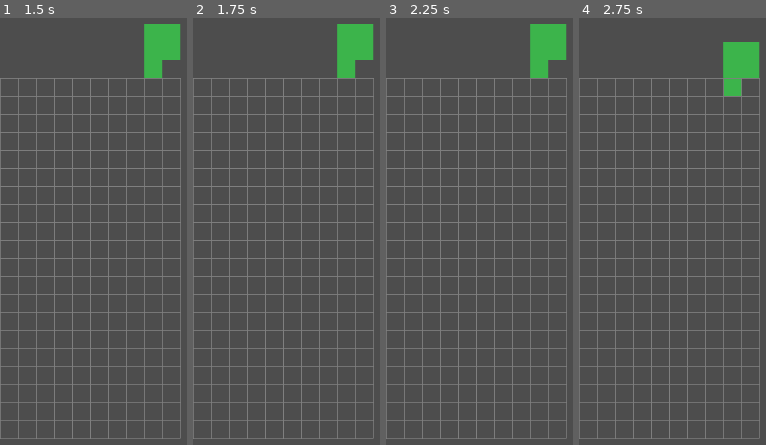
Above: before the commit, frames 1-4 (left to right).
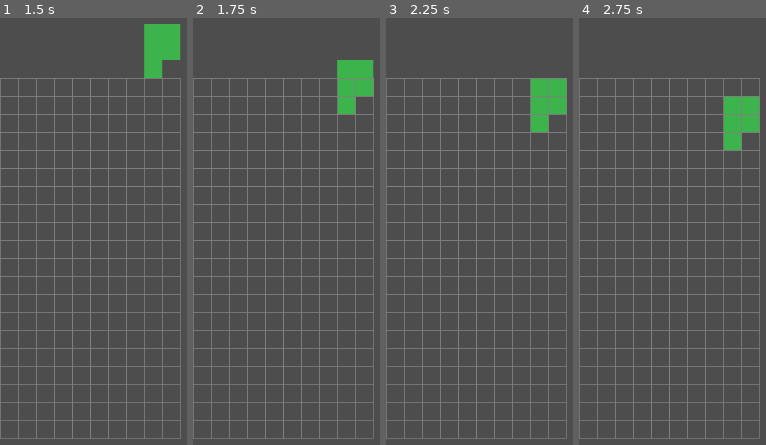
Above: after the commit, the same moments.

Repository: michaellawson96/Polyomino
Game: Godot game, scene res://scenes/Main.tscn
The game is run twice, just before and just after one commit, with the same random seed, the same clock (stepped at 60 frames per second) and the same inputs.
Inputs:
- Up to frame 1 (1.5 s): hold Right (ui_right) 0.53-1.28 s; hold C (flip_h) 0.53-1.28 s; hold Down (ui_down) from 1.28 s (still down); tap Z (rotate_ccw) at 1.35 s
- Up to frame 2 (1.75 s): keep holding Down (ui_down)
- Up to frame 3 (2.25 s): release Down (ui_down) at 2.03 s; hold Right (ui_right) from 2.03 s (still down); hold X (rotate_cw) from 2.03 s (still down)
- Up to frame 4 (2.75 s): keep holding Right (ui_right); keep holding X (rotate_cw)

Frame 1 is identical in both runs. In frame 2, 3.2% of the frame differs, in the area x 77-97%, y 1-23%; in frame 3, 3.9%, in the area x 77-97%, y 1-27%; in frame 4, 3.9%.

Commit message:
PTP3 Step 2 - Soft Drop

Diff:
--- a/scenes/Board.tscn
+++ b/scenes/Board.tscn
@@ -8,6 +8,7 @@
 board_width = 6
 board_height = 15
 cell_size = 38
+soft_drop_multiplier = null
 conveyor_step_ms = null
 spawn_top_row = null
 default_spawn_id = "T5"
--- a/scripts/Board.gd
+++ b/scripts/Board.gd
@@ -20,6 +20,7 @@
 		_update_cell_size_for_children()
 		_refresh_deferred()
 @export_range(-10.0, 10.0, 0.1) var fall_rate: float = 1.0
+@export_range(1.0, 20.0, 0.5) var soft_drop_multiplier: float = 5.0
 @export var polyomino_scene: PackedScene = preload("res://prefabs/Polyomino.tscn")
 @export var conveyor_step_ms: int = 150
 @export var spawn_top_row: int = 0
@@ -54,7 +55,10 @@
 		return
 	if fall_rate == 0.0:
 		return
-	_accum_cells += delta * fall_rate
+	var rate := fall_rate
+	if _state == GameState.ACTIVE_CONTROLLED and Input.is_action_pressed("ui_down"):
+		rate *= soft_drop_multiplier
+	_accum_cells += delta * rate
 	while _accum_cells >= 1.0:
 		_accum_cells -= 1.0
 		_step_fall(1)
